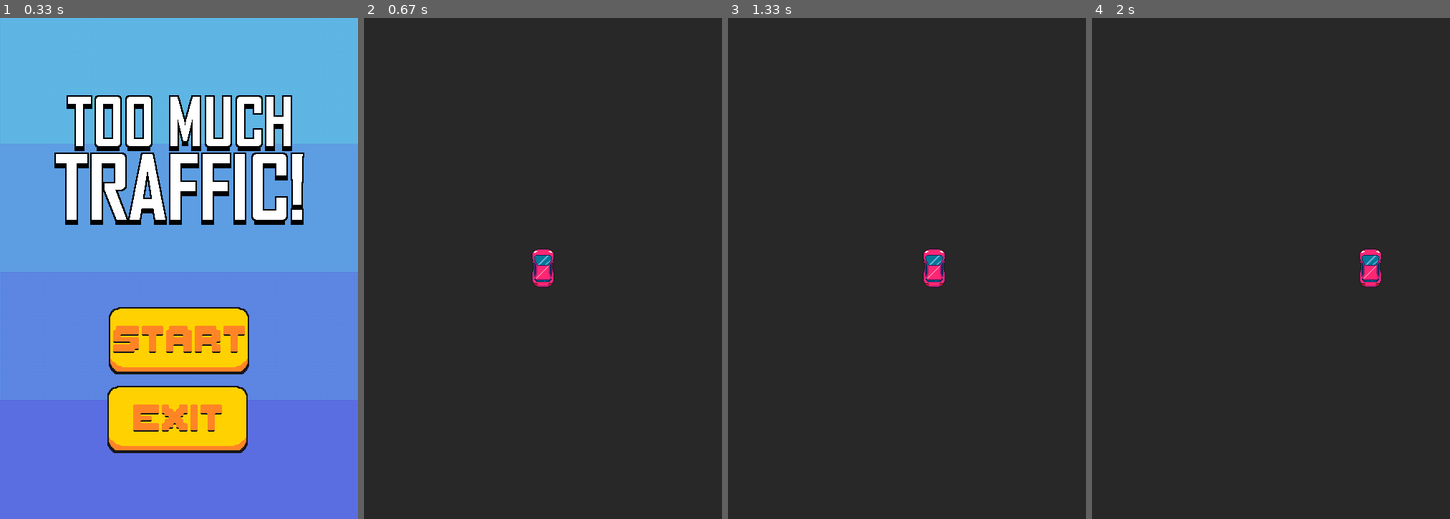
Above: before the commit, frames 1-4 (left to right).
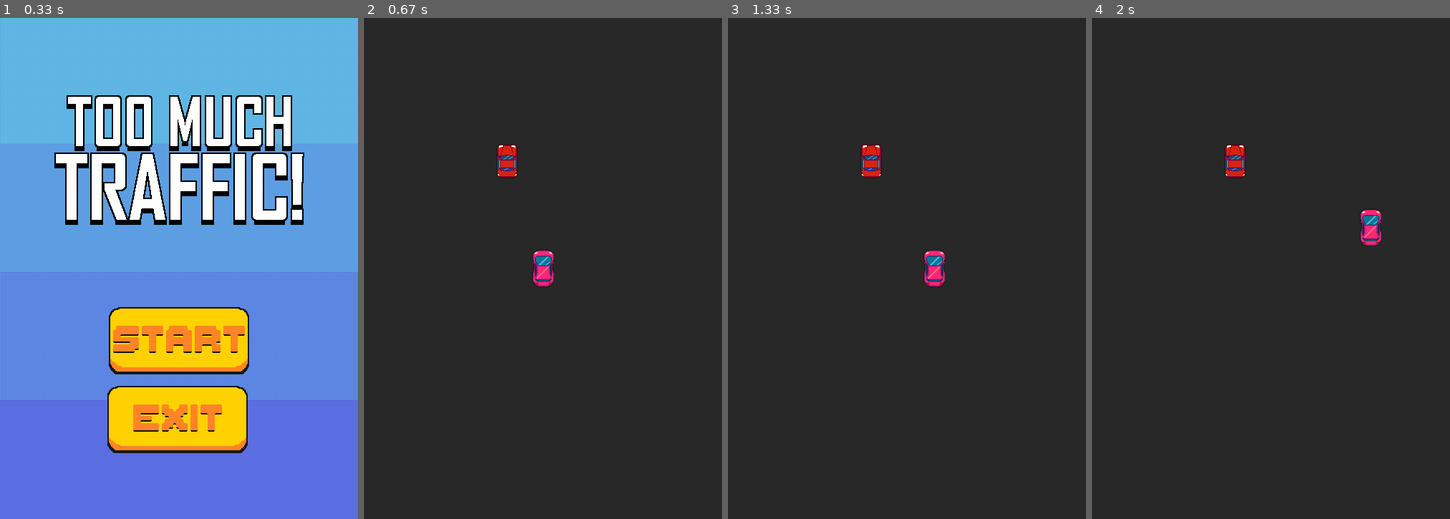
Above: after the commit, the same moments.

Repository: hasanfarhan33/tooMuchTrafficPyGame
Game: pygame game, started from main.py
Same seed, same stepped clock (60 frames per second), same inputs: the game is played once before the commit and once after it.
Inputs (mouse positions are in pixels of both pictures, inside the frame that each line leads up to):
- Up to frame 1 (0.33 s): no input
- Up to frame 2 (0.67 s): click (543, 338) at 0.38 s
- Up to frame 3 (1.33 s): tap Enter at 0.67 s; hold D from 1 s (still down)
- Up to frame 4 (2 s): release D at 1.47 s; hold W 1.5-1.8 s; hold D from 1.83 s (still down)

Frame 1 is identical in both runs. In frame 2, 0.5% of the frame differs, in the area x 36-53%, y 25-54%; in frame 3, 0.5%; in frame 4, 1.2%, in the area x 36-81%, y 25-54%.

Commit message:
added more controls and traffic vehicles

Diff:
--- a/Car.py
+++ b/Car.py
@@ -12,7 +12,7 @@
         self.deltaX = deltaX
         self.deltaY = deltaY
         self.carImage = pygame.image.load(imageDirectory).convert_alpha()
-        # self.carImage = pygame.transform.rotozoom(self.carImage, 0, 1.25)
+        self.carImage = pygame.transform.rotozoom(self.carImage, 0, 0.95)
         self.carImageRect = self.carImage.get_rect(
             center=(self.carX, self.carY))
         self.moveLeft = False
@@ -31,13 +31,29 @@
         elif self.carImageRect.right > screen.get_width():
             self.carImageRect.right = screen.get_width()
 
+        if self.carImageRect.bottom > screen.get_height():
+            self.carImageRect.bottom = screen.get_height()
+        elif self.carImageRect.top < 0:
+            self.carImageRect.top = 0
+
+        # TURNING
         self.deltaX += self.accelX  # Accelerate
         if abs(self.deltaX) >= self.maxXSpeed:
             self.deltaX = self.deltaX / abs(self.deltaX) * self.maxXSpeed
 
+        # SPEED UP AND DOWN
+        self.deltaY += self.accelY
+        if abs(self.deltaY) >= self.maxYSpeed:
+            self.deltaY = self.deltaY / abs(self.deltaY) * self.maxYSpeed
+
         # Deceleration
         if self.accelX == 0:
             self.deltaX *= 0.91
+        if self.accelY == 0:
+            self.deltaY *= 0.91
 
+        # Updating
         self.carImageRect.centerx = round(
             self.carImageRect.centerx + self.deltaX)
+        self.carImageRect.centery = round(
+            self.carImageRect.centery + self.deltaY)
--- a/main.py
+++ b/main.py
@@ -1,6 +1,10 @@
 import sys
 import pygame
+import random
 from Car import Car
+from trafficVehicles.Truck import Truck
+from trafficVehicles.RedCar import RedCar
+
 
 pygame.init()
 
@@ -48,6 +52,16 @@
 playerCar = Car(screen.get_width() // 2, screen.get_height() //
                 2, 0, 0, "images/Vehicles/playerCar.png")
 
+# TRAFFIC
+trafficVehicles = []
+truck = Truck(100, 100, "images/Vehicles/truck.png")
+redCar = RedCar(200, 200, "images/Vehicles/redCar.png")
+
+trafficVehicles.append(truck)
+trafficVehicles.append(redCar)
+
+selectedCar = random.choice(trafficVehicles)
+
 gameState = 0
 
 # GAME LOOP
@@ -82,9 +96,15 @@
                 elif event.key == pygame.K_d:
                     # print("The car will move RIGHT now")
                     playerCar.accelX = 0.2
+                elif event.key == pygame.K_w:
+                    playerCar.accelY = -0.2
+                elif event.key == pygame.K_s:
+                    playerCar.accelY = 0.2
             elif event.type == pygame.KEYUP:
                 if event.key in (pygame.K_a, pygame.K_d):
                     playerCar.accelX = 0
+                elif event.key in (pygame.K_w, pygame.K_s):
+                    playerCar.accelY = 0
 
     # UPDATE
 
@@ -97,11 +117,12 @@
         screen.blit(exitButtonSurface, exitButtonRect)
 
     # Gameplay
-    # TODO: Design this shit!
     elif gameState == 1:
+        # TODO: ADD ROAD INSTEAD OF COLOR
         screen.fill((40, 40, 40))
         # ADDING THE CAR TO THE SCREEN
         playerCar.draw(screen)
+        selectedCar.draw(screen)
 
         # print(playerCar.deltaX)
         # print(playerCar.accelX)
--- /dev/null
+++ b/trafficVehicles/RedCar.py
@@ -0,0 +1,17 @@
+import pygame
+
+
+class RedCar:
+    def __init__(self, redCarX, redCarY, redCarImageDirectory):
+        self.redCarImage = pygame.image.load(
+            redCarImageDirectory).convert_alpha()
+        self.redCarImageRect = self.redCarImage.get_rect(
+            center=(redCarX, redCarY))
+        self.deltaY = -1
+        self.passed = False
+
+    def draw(self, screen):
+        screen.blit(self.redCarImage, self.redCarImageRect)
+
+    def update(self):
+        pass
--- /dev/null
+++ b/trafficVehicles/Truck.py
@@ -0,0 +1,19 @@
+import pygame
+import random
+
+
+class Truck:
+    def __init__(self, truckX, truckY, truckImageDirectory):
+        super().__init__()
+        self.truckImage = pygame.image.load(
+            truckImageDirectory).convert_alpha()
+        self.truckImage = pygame.transform.rotozoom(self.truckImage, 0, 1.35)
+        self.truckImageRect = self.truckImage.get_rect(center=(truckX, truckY))
+        self.deltaY = -3
+        self.passed = False
+
+    def draw(self, screen):
+        screen.blit(self.truckImage, self.truckImageRect)
+
+    def update(self, screen):
+        pass
Binary file added: images/Vehicles/redCar.png
Binary file added: images/Vehicles/truck.png
Empty file added: trafficVehicles/__init__.py
